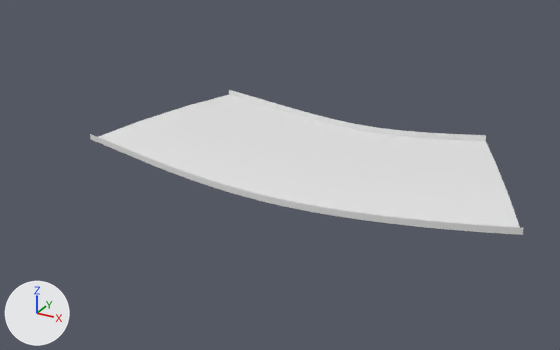
Two versions of the glTF model public/assets/gen4/models/track-32.glb, one commit apart.
Camera for both pictures: a 50 mm lens placed at (509.3, -430.3, 47.7), pointed at (455.3, -332.0, -1.4). The axes (+X, +Y, +Z) are drawn at lower left. The lights are the same throughout. The picture after the commit comes second. Vertices at exactly the same position are counted once.

Before the edit, the objects in view are built like this:
```python
me_track_32 = bpy.data.meshes.new('track-32')
me_track_32.from_pydata(...)  # 819 vertices, 1488 faces; spans x 423.8..494.2, y -346.7..-308.3, z 1.3..2.4
ob_track_32 = bpy.data.objects.new('track-32', me_track_32)
ob_track_32.location = (0.0, 0.0, 0.0)
```
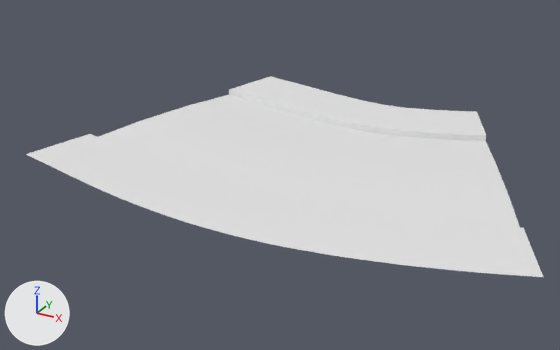
Pixel boxes [x1, y1, x2, y2] of what changed, in the pictures (560 x 350 px):
```json
{"object": "track-32", "change": "reshaped", "before": [90, 90, 524, 235], "after": [26, 76, 543, 277], "on screen": "19% wider, 38% taller"}
{"part": 1, "of": "me_track_32", "change": "added", "after": [229, 76, 486, 135]}
{"part": 2, "of": "me_track_32", "change": "added", "after": [26, 134, 543, 277]}
```

Edits to the scene script, one JSON object a line:
```json
{"block": "me_track_32", "where": "# used by ob_track_32; location = (0.0, 0.0, 0.0)"}
{"op": "remove", "block": "me_track_32", "code": "me_track_32.from_pydata(...)  # 819 vertices, 1488 faces; spans x 423.8..494.2, y -346.7..-308.3, z 1.3..2.4"}
{"op": "add", "block": "me_track_32", "code": "me_track_32.from_pydata(...)  # 945 vertices, 1736 faces; spans x 421.2..499.0, y -358.7..-296.6, z 1.3..2.4"}
{"block": "me_track_32", "change": "me_track_32 part 1"}
{"block": "me_track_32", "change": "56 vertices are added at x 433.6..476.6, y -302.3..-296.6, z 2.3..2.4"}
{"block": "me_track_32", "change": "7 new vertices lie (1.9, 11.9, 0.0) away from vertices in x 437.1..446.6, y -312.1..-309.8, z 2.4"}
{"block": "me_track_32", "change": "124 new faces join them"}
{"block": "me_track_32", "change": "me_track_32 part 2"}
{"block": "me_track_32", "change": "56 vertices are added at x 421.2..499.0, y -358.7..-350.2, z 2.3..2.4"}
{"block": "me_track_32", "change": "7 new vertices lie (-1.9, -11.9, 0.0) away from vertices in x 425.6..435.2, y -342.7..-340.3, z 2.4"}
{"block": "me_track_32", "change": "124 new faces join them"}
```
